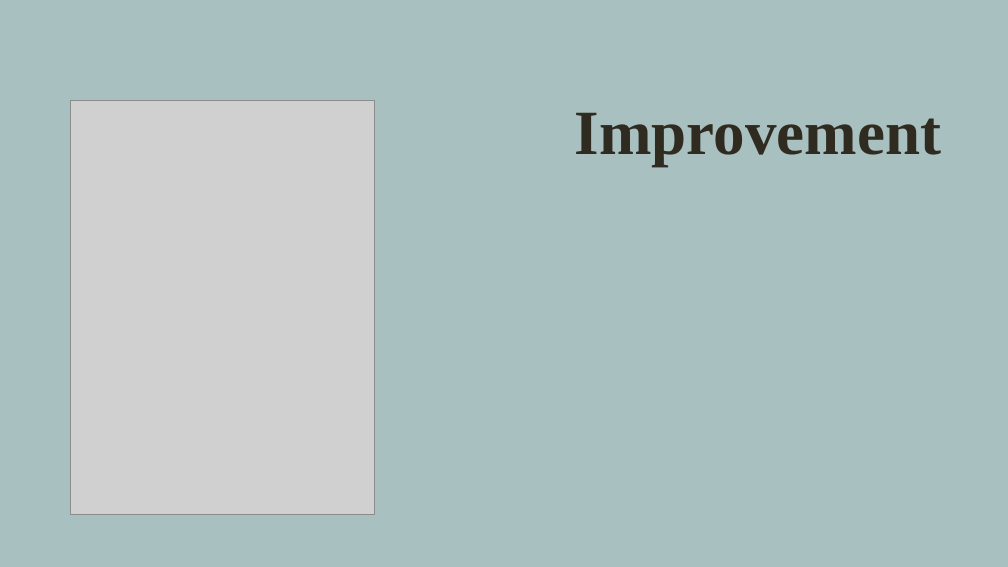
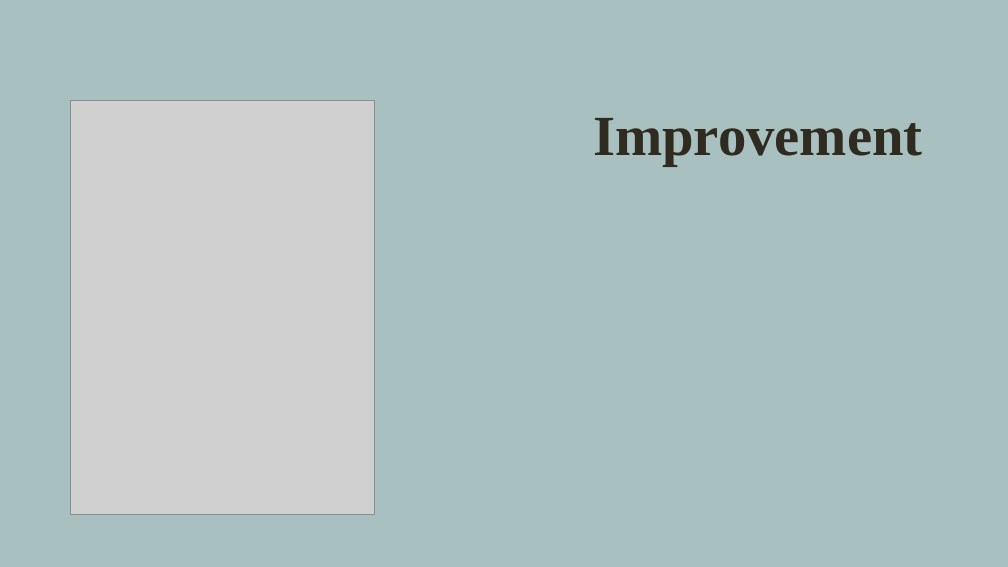
Before and after one commit to qxzhao1/STA-141b-Final-Project, a slide deck: slide 13 of Final Project(1).pptx (slide 12 before the commit). Drawn at 1008x567 pixels with LibreOffice and Linux fonts; fonts in the diff are those of the drawing; grey boxes stand for pictures. Boxes give left, top, right and bottom in pixels: in the first picture for what was removed or moved away, otherwise in the second. Text is boxed around its words. In the diff, an @@ line names an element or a change of style, - is before the commit and + after.

```diff
--- a/Final Project(1).pptx
+++ b/Final Project(1).pptx
@@ title "Improvement" at (x1=593, y1=118, x2=923, y2=166): size 60 to 54 pt @@
```
Also in this commit, not shown: 2 other slides changed, 1 slide added.
